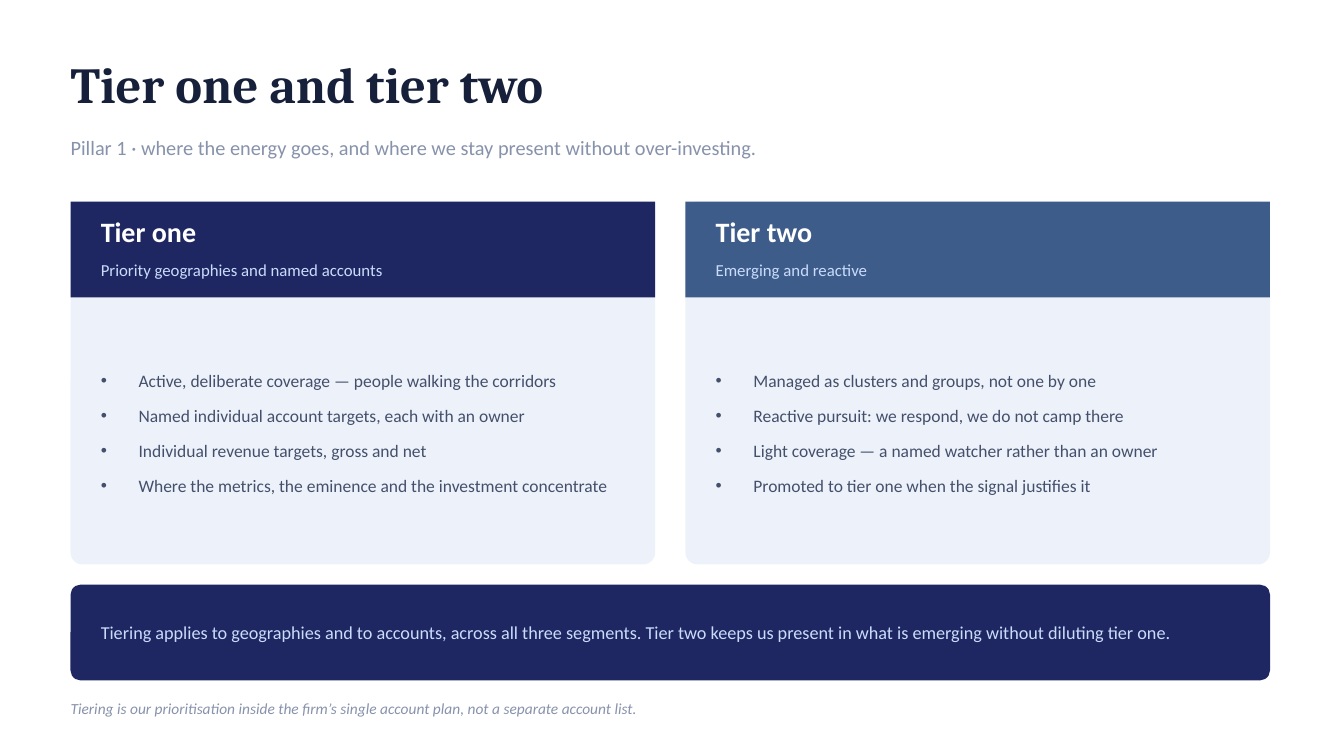
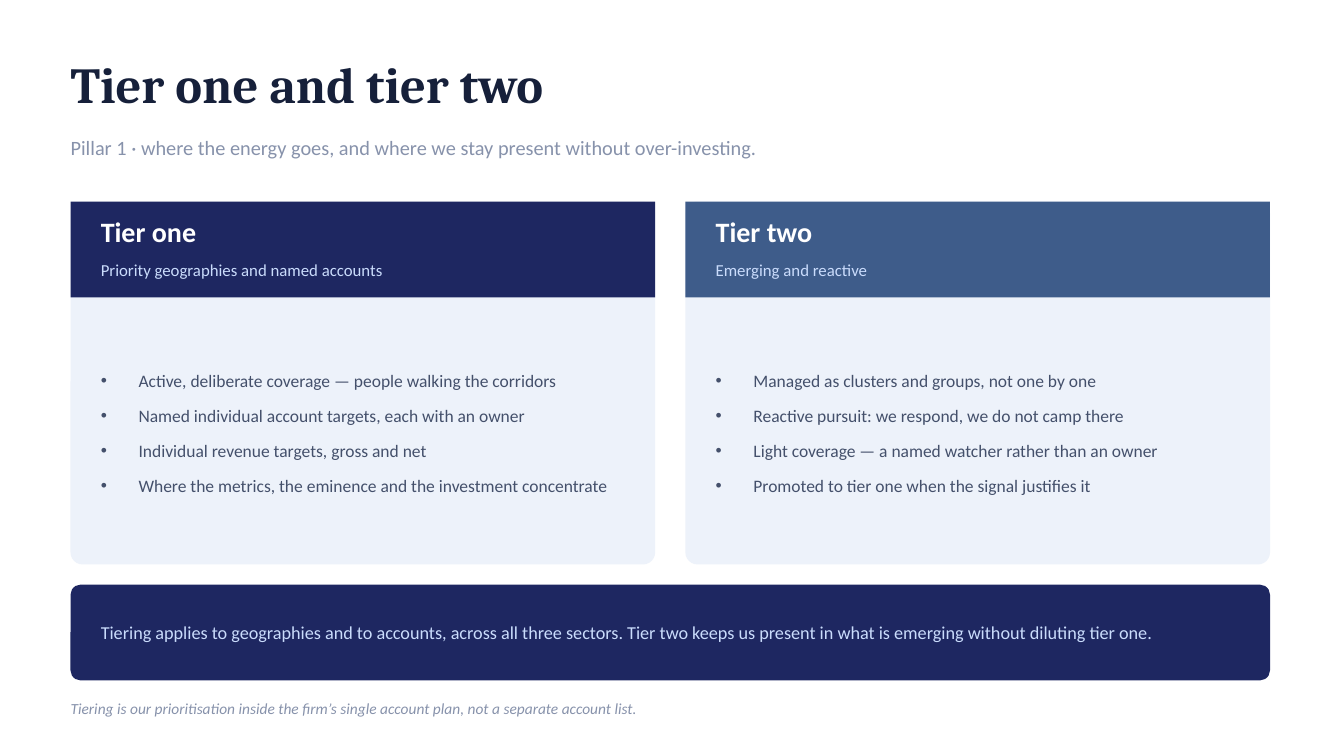
Before and after one commit to dhajjar-cyber/bae, a slide deck: slide 14 of FSI strategy/EAI&D-FSI-Strategy-Development-Plan.pptx. Drawn at 1344x756 pixels with LibreOffice and Linux fonts; fonts in the diff are those of the drawing. Boxes give left, top, right and bottom in pixels: in the first picture for what was removed or moved away, otherwise in the second. Text is boxed around its words. In the diff, an @@ line names an element or a change of style, - is before the commit and + after.

```diff
--- a/FSI strategy/EAI&D-FSI-Strategy-Development-Plan.pptx
+++ b/FSI strategy/EAI&D-FSI-Strategy-Development-Plan.pptx
@@ text at (x1=101, y1=626, x2=1152, y2=642): text changed @@
-Tiering applies to geographies and to accounts, across all three segments. Tier two keeps us present in what is emerging without diluting tier one.
+Tiering applies to geographies and to accounts, across all three sectors. Tier two keeps us present in what is emerging without diluting tier one.
```
Also in this commit, not shown: 18 other slides changed, 2 other files.
